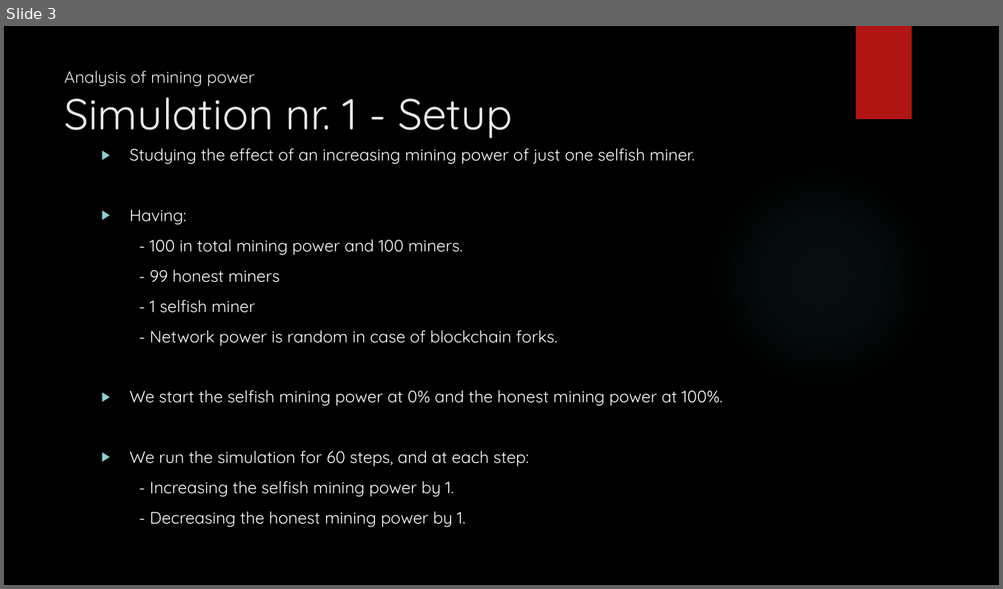
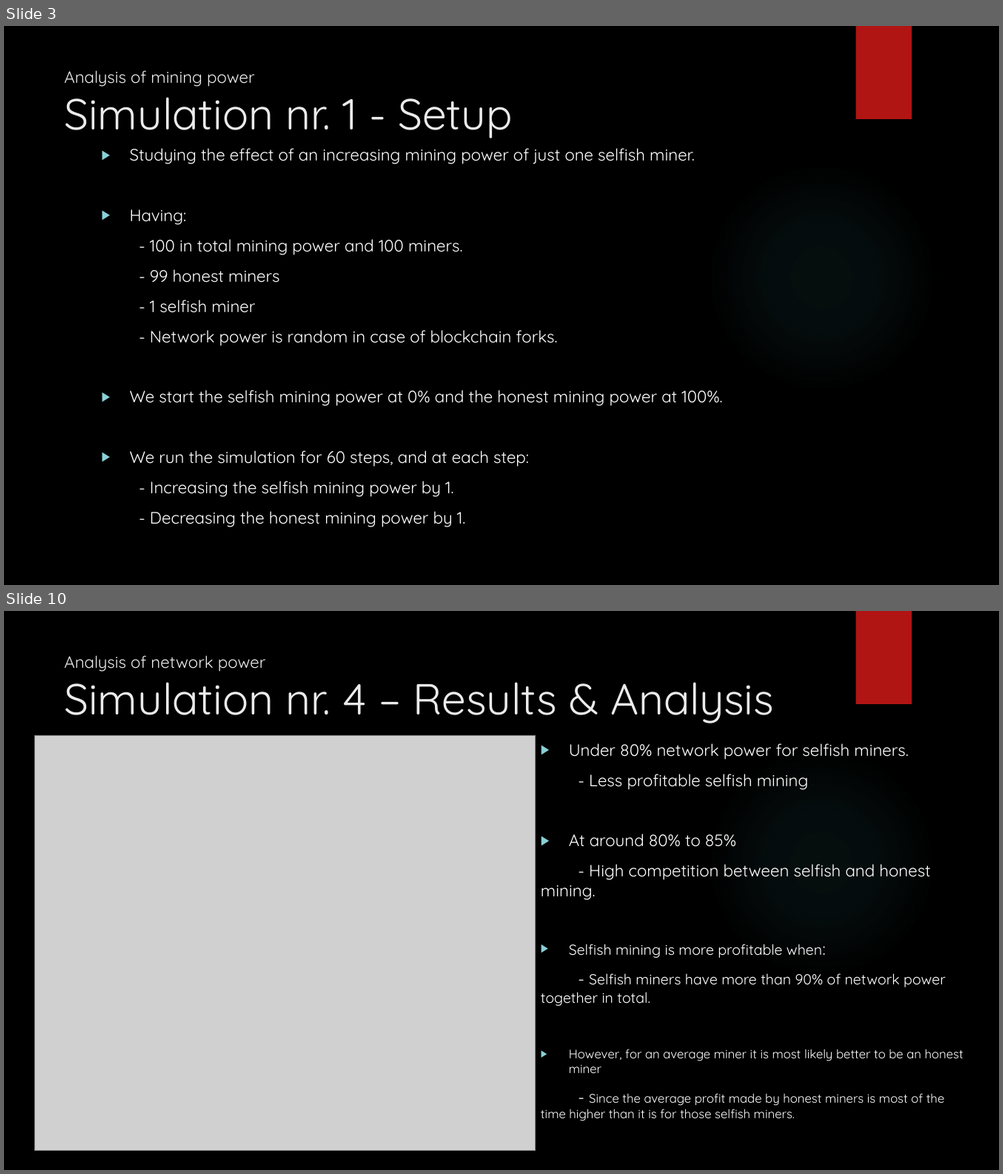
Before and after one commit to MohammedGuniem/Selfish-GHOST-and-Stubborn-Mining, a slide deck: Selfish, Stubborn & GHOST Mining.pptx. Shown one above the other, each under a label of ours: slide 3 before the commit, slides 3 and 10 after it; the slides between them are not shown. The pictures are 1003x589 and 1003x1174 pixels, drawn with LibreOffice and Linux fonts; fonts in the diff are those of the drawing; grey boxes stand for pictures; background and template pictures are left out. Boxes give left, top, right and bottom in pixels: in the first picture for what was removed or moved away, otherwise in the second. Text is boxed around its words. In the diff, an @@ line names an element or a change of style, - is before the commit and + after.

Commit message:
Sim. 1 to 5 are done, remaining stabburn mining
Test is ok

```diff
--- a/Selfish, Stubborn & GHOST Mining.pptx
+++ b/Selfish, Stubborn & GHOST Mining.pptx
@@ slide 10 added at [4,611,999,1170], background picture (left out); not listed: 2 template elements that a slide beside it also shows @@
@@ title added at [64,655,774,723], 42 pt, text #EBEBEB @@
+Analysis of network power
+Simulation nr. 4 – Results & Analysis
@@ picture added at [34,736,535,1152] @@
@@ text added at [540,743,963,1122], 12 pt, text #FFFFFF @@
+▶ Under 80% network power for selfish miners.
+- Less profitable selfish mining
+▶ At around 80% to 85%
+- High competition between selfish and honest mining.
+▶ Selfish mining is more profitable when:
+- Selfish miners have more than 90% of network power together in total.
+▶ However, for an average miner it is most likely better to be an honest miner
+- Since the average profit made by honest miners is most of the time higher than it is for those selfish miners.
```
Also in this commit, not shown: 3 slides changed, 5 other slides added, 8 other files.
